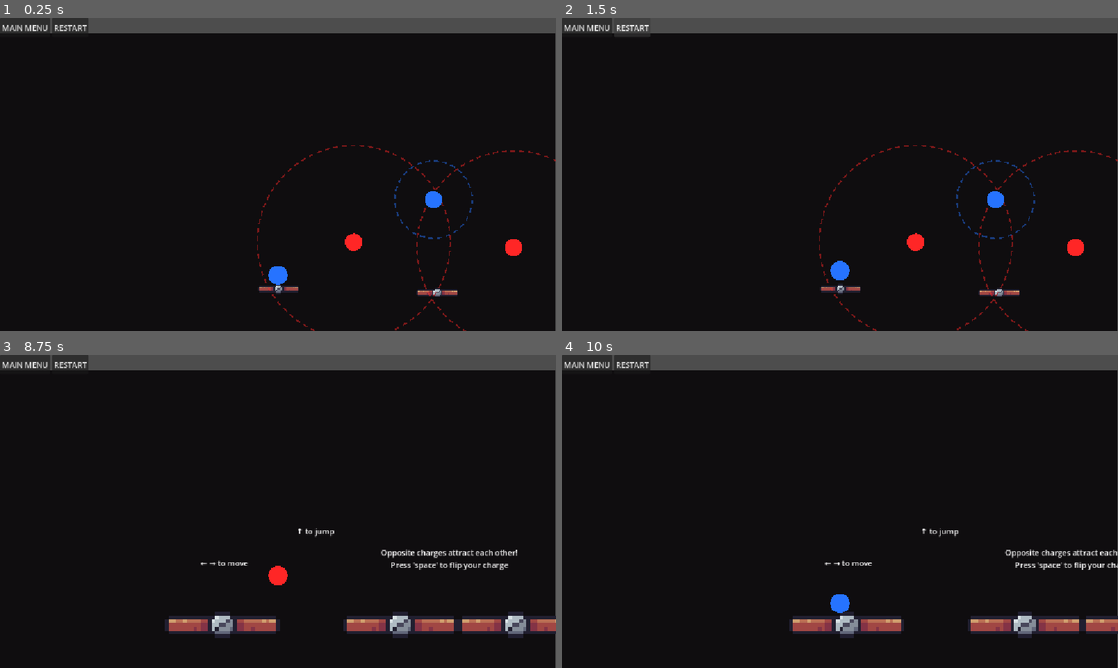
Above: before the commit, frames 1-4 (two rows, left to right).
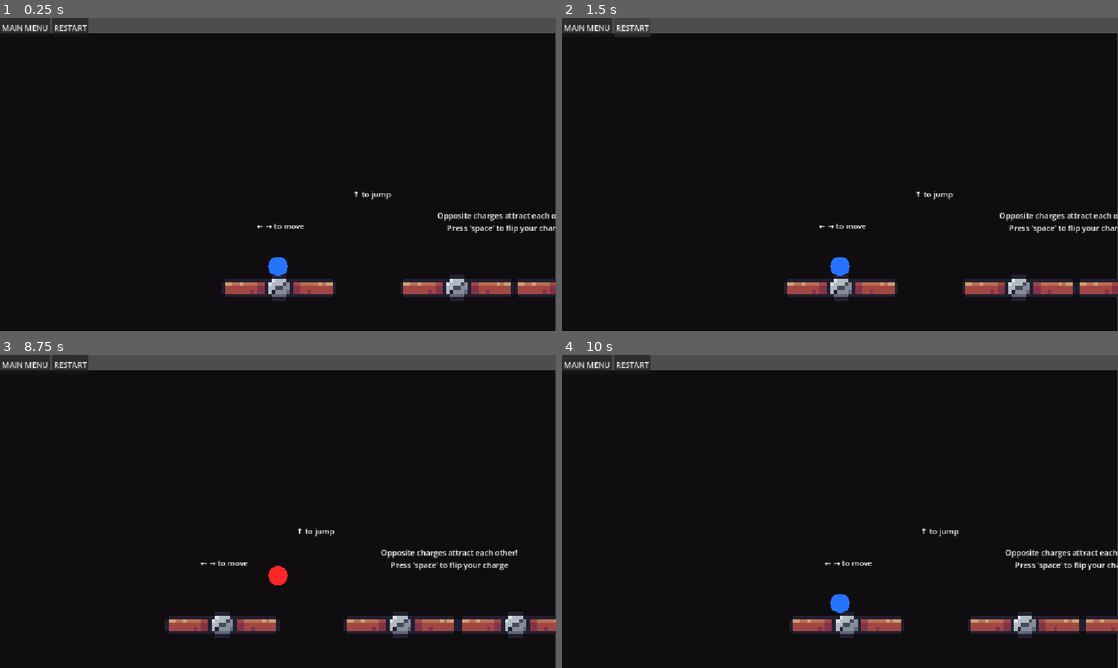
Above: after the commit, the same moments.

Repository: e-neuf/summer-summit-game-jam
Game: Godot game, scene res://levels/Level1.tscn
The game is run twice, just before and just after one commit, with the same random seed, the same clock (stepped at 60 frames per second) and the same inputs. Before the commit the project starts from res://levels/Level0.tscn. The engine's default icon, where the game draws it, is replaced by a stand-in: a white triangle on a blue panel in a dark square. Sound files missing from this copy of the repository are replaced by a short silence.
Inputs (mouse positions are in pixels of both pictures, inside the frame that each line leads up to):
- Up to frame 1 (0.25 s): no input
- Up to frame 2 (1.5 s): click "RESTART" at 0.5 s; click "RESTART" at 1.25 s
- Up to frame 3 (8.75 s): click "RESTART" at 2 s; click "MAIN MENU" at 2.75 s; click "PLAY" at 3.5 s; click "RESTART" at 4.25 s; click "RESTART" at 5 s; click "RESTART" at 5.75 s; click "MAIN MENU" at 6.5 s; click "PLAY" at 7.25 s; tap Space (flip_polarity) at 8, 8.1 s; move the mouse to (400, 495) at 8.02 s; hold Right (move_right) from 8.03 s (still down); click (400, 495) at 8.17 s; tap W (jump) at 8.27 s
- Up to frame 4 (10 s): tap Space (flip_polarity) at 8.75, 9.5, 9.6 s; move the mouse to (728, 527) at 8.77 s; click (728, 527) at 8.85 s; tap W (jump) at 9.02 s; move the mouse to (895, 442) at 9.52 s; release Right (move_right) at 9.53 s; hold Left (move_left) from 9.53 s (still down)

The runs differ from the first frame. In frame 1, 4.4% of the frame differs, in the area x 39-100%, y 40-100%; in frame 2, 4.3%; in frame 3, less than 0.1%; in frame 4, nothing differs.

Commit message:
made level 1 the main scene

Diff:
--- a/project.godot
+++ b/project.godot
@@ -11,7 +11,7 @@
 [application]
 
 config/name="SSGJTEst"
-run/main_scene="uid://k2u8606lkgx"
+run/main_scene="uid://rid3t6xsrtbw"
 config/features=PackedStringArray("4.7", "GL Compatibility")
 config/icon="res://icon.svg"
 
